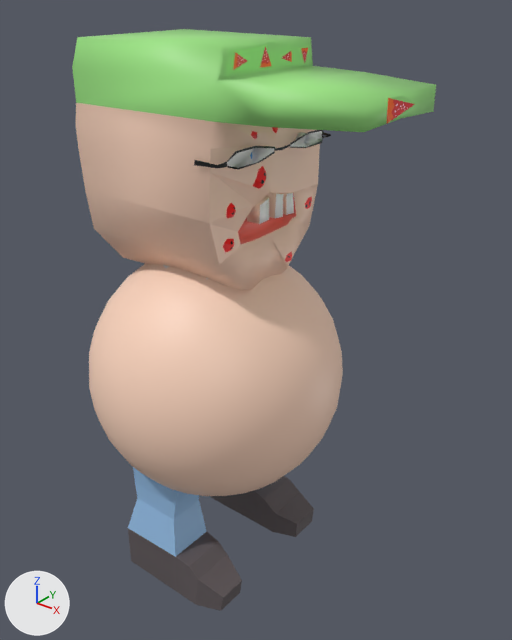
Before and after pictures for a commit that changed the FBX model MyCharecterWithBody.fbx.
Rendered twice from a 50 mm camera at (3.93, -7.01, 6.68) aimed at (-1.15, -0.66, 2.74). The axes (+X, +Y, +Z) are drawn at lower left. The lights are the same throughout. Where no turn or scale is listed for an object, it has been applied to the vertices.

Before the edit, the objects in view are built like this:
```python
me_sphere = bpy.data.meshes.new('Sphere')
me_sphere.from_pydata(...)  # 1382 vertices, 987 faces; spans x -1.67..2.4, y -1.67..1.67, z -2.85..4.17
me_sphere.materials.append(mat_material)  # white #e7e7e7
me_sphere.materials.append(mat_teeth_001)  # white #ffffff
me_sphere.materials.append(mat_mouth_001)  # red #ff7262
me_sphere.materials.append(mat_body_001)  # beige #ffd8c0
me_sphere.materials.append(mat_eyes)  # blue #55a4e7
me_sphere.materials.append(mat_glasses)  # black #000000
me_sphere.materials.append(mat_haet)  # green #9ee784
me_sphere.materials.append(mat_crastpizza)  # orange #ff6800
me_sphere.materials.append(mat_saucepizza)  # red #e70013
me_sphere.materials.append(mat_pizza_extras)  # white #fbf1ff
me_sphere.materials.append(mat_pimpels)  # red #ff0300
me_sphere.materials.append(mat_pimples2)  # black #000000
me_sphere.materials.append(mat_shows)  # dark grey #5d5658
me_sphere.materials.append(mat_jeans)  # blue #96bfe7
ob_sphere = bpy.data.objects.new('Sphere', me_sphere)
ob_sphere.location = (-1.64, -0.88, 1.9)
```
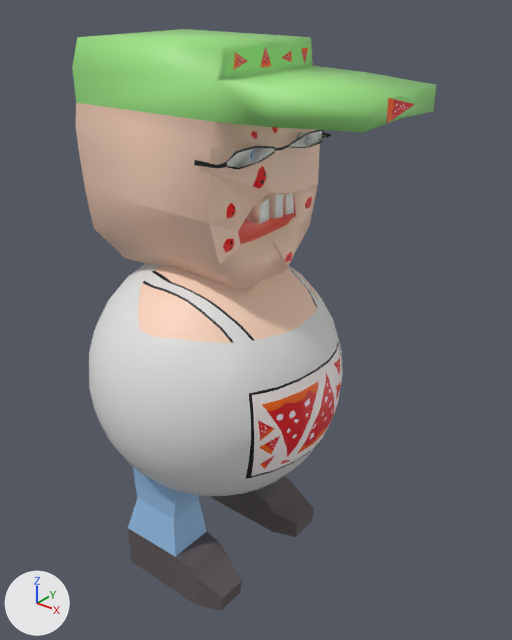
Diff of the bpy script that builds the scene:
```diff
--- a/MyCharecterWithBody.fbx.py
+++ b/MyCharecterWithBody.fbx.py
@@ mat_aprentwhitepart @@
+mat_aprentwhitepart = principled_material('AprentWhitePart')
+mat_aprentwhitepart.base_color = (0.8, 0.8, 0.8)  # white #e7e7e7
+mat_aprentwhitepart.roughness = 0.4
@@ mat_aprentbalck @@
+mat_aprentbalck = principled_material('AprentBalck')
+mat_aprentbalck.base_color = (0.0, 0.0, 0.0)  # black #000000
@@ mat_aprentbackground @@
+mat_aprentbackground = principled_material('AprentBackGround')
+mat_aprentbackground.base_color = (1.0, 0.911, 0.911)  # white #fff5f5
@@ me_sphere @@
 # used by ob_sphere; location = (-1.64, -0.88, 1.9)
-me_sphere.from_pydata(...)  # 1382 vertices, 987 faces; spans x -1.67..2.4, y -1.67..1.67, z -2.85..4.17
+me_sphere.from_pydata(...)  # 2094 vertices, 1332 faces; spans x -1.67..2.4, y -1.67..1.67, z -2.85..4.17
+# me_sphere part 1: 2 vertices moved from x -1.17..-1.06, y -0.46..0.44, z 1.41..1.49 to x -1.12..-1.04, y -0.47..0.43, z 1.49..1.5; 2 vertices removed from x 0.84..0.98, y -0.84..-0.66, z 1.25; 714 vertices added at x -0.46..1.67, y -1.28..1.28, z -0.62..1.6
+# me_sphere part 2: 344 faces spanning x -1.67..1.55, y -1.67..1.67, z -1.61..1.61 switch from mat_body_001 (beige #ffd8c0) to mat_aprentwhitepart (white #e7e7e7)
 me_sphere.materials.append(mat_material)
@@ me_sphere @@
 me_sphere.materials.append(mat_jeans)
+me_sphere.materials.append(mat_aprentbackground)  # white #fff5f5
+me_sphere.materials.append(mat_aprentbalck)  # black #000000
```

Changed parts and their boxes [x1, y1, x2, y2] in the pictures (512 x 640 px):
part 1 of me_sphere, built on
    before: [95, 229, 269, 357]
    after: [95, 229, 343, 491]
part 2 of me_sphere, recoloured (beige to white)
    both: [89, 264, 340, 496]
